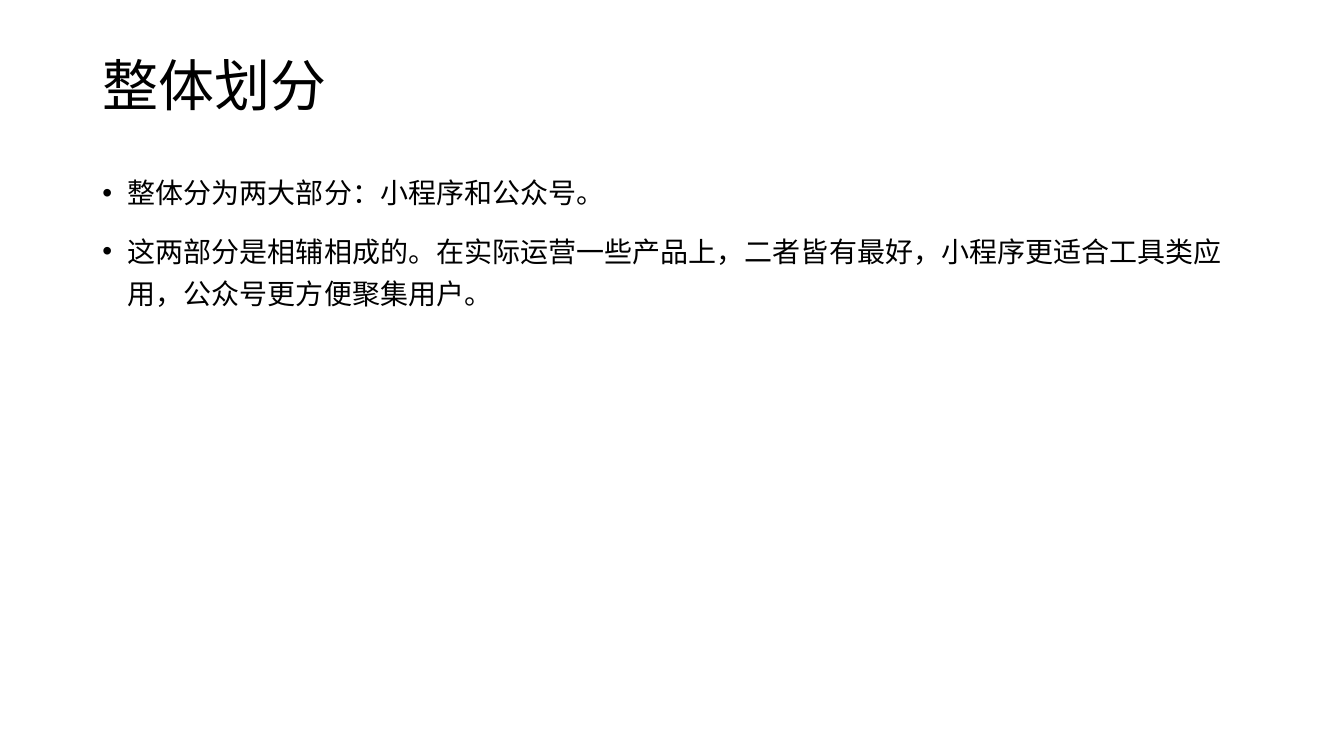
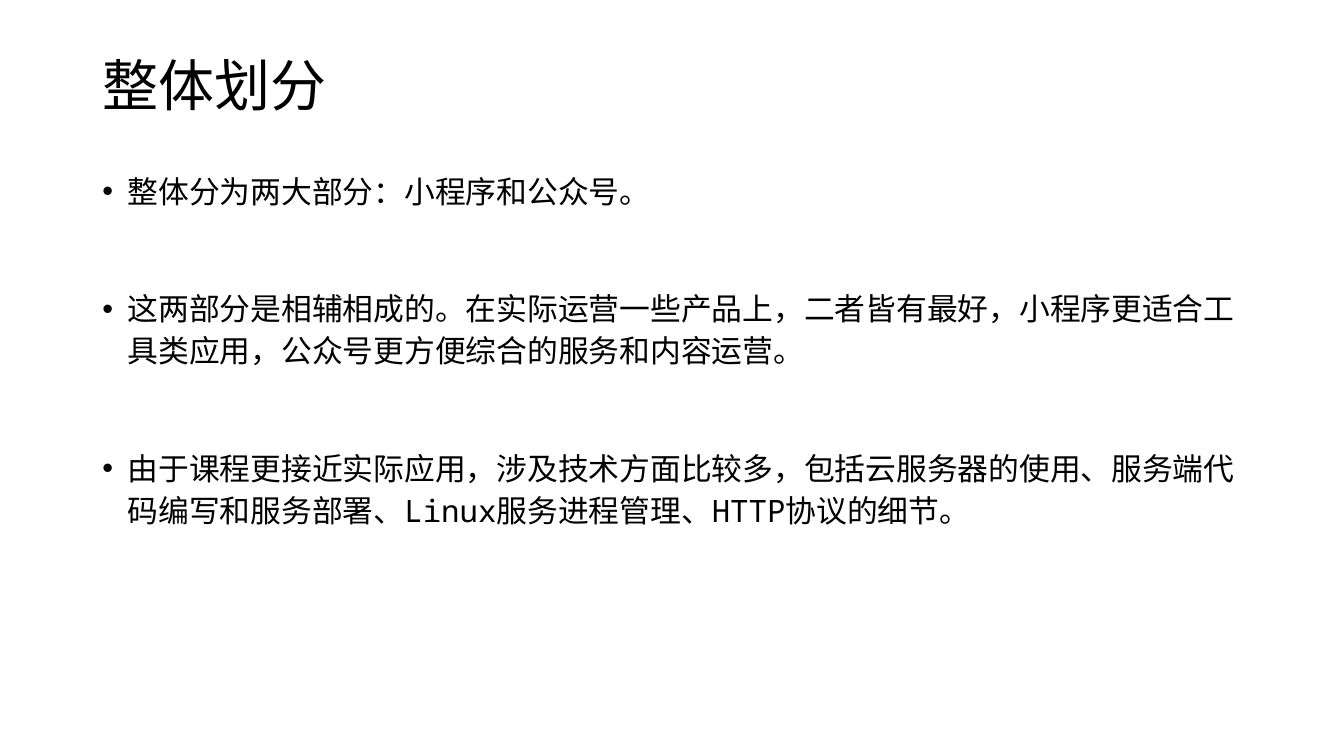
Before and after one commit to edu2act/course-wechat-and-miniprogram, a slide deck: slide 7 of materials/ch01/ch01-课程简介和准备工作.pptx. Drawn at 1344x756 pixels with LibreOffice and Linux fonts; fonts in the diff are those of the drawing. Boxes give left, top, right and bottom in pixels: in the first picture for what was removed or moved away, otherwise in the second. Text is boxed around its words. In the diff, an @@ line names an element or a change of style, - is before the commit and + after.

```diff
--- a/materials/ch01/ch01-课程简介和准备工作.pptx
+++ b/materials/ch01/ch01-课程简介和准备工作.pptx
@@ text at bbox=[128, 177, 651, 206]: size 20 to 22 pt in "整体分为两大部分：小程序和公众号。" @@
@@ text at bbox=[128, 294, 1235, 525]: text changed; size 20 to 22 pt @@
-• 这两部分是相辅相成的。在实际运营一些产品上，二者皆有最好，小程序更适合工具类应用，公众号更方便聚集用户。
+• 这两部分是相辅相成的。在实际运营一些产品上，二者皆有最好，小程序更适合工具类应用，公众号更方便综合的服务和内容运营。
+• 由于课程更接近实际应用，涉及技术方面比较多，包括云服务器的使用、服务端代码编写和服务部署、Linux服务进程管理、HTTP协议的细节。
```
Also in this commit, not shown: 5 other slides changed, 9 slides added, 1 slide removed, 18 other files.
